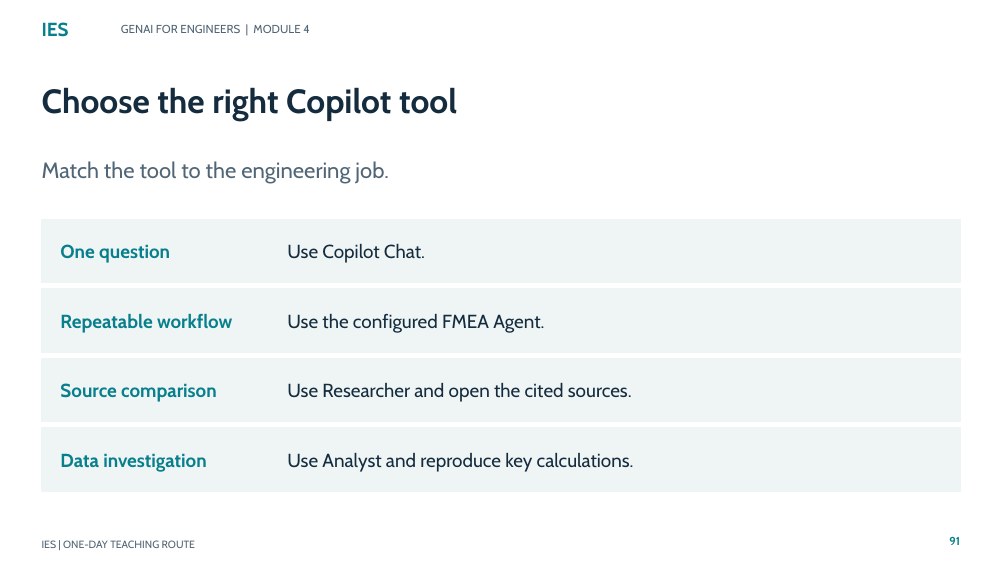
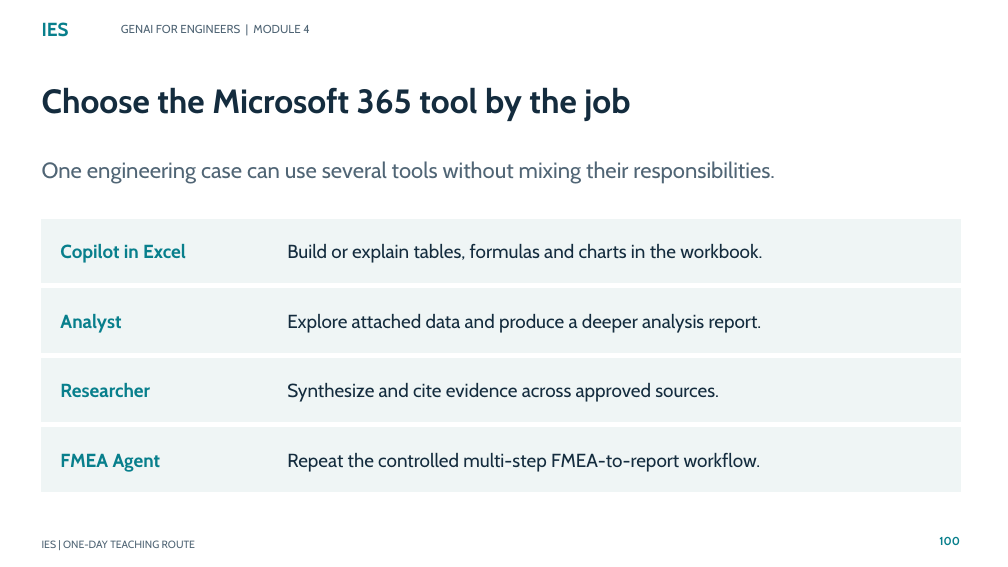
Before and after one commit to tertiarycourses/IES-GenAI-for-Engineers, a slide deck: slide 100 of courseware/Slides/IES-GenAI-for-Engineers.pptx (slide 91 before the commit). Drawn at 1008x567 pixels with LibreOffice and Linux fonts; fonts in the diff are those of the drawing. Boxes give left, top, right and bottom in pixels: in the first picture for what was removed or moved away, otherwise in the second. Text is boxed around its words. In the diff, an @@ line names an element or a change of style, - is before the commit and + after.

Commit message:
feat: add LO5 reasoning agent workflows

```diff
--- a/courseware/Slides/IES-GenAI-for-Engineers.pptx
+++ b/courseware/Slides/IES-GenAI-for-Engineers.pptx
@@ text at bbox=[42, 87, 630, 121]: text changed @@
-Choose the right Copilot tool
+Choose the Microsoft 365 tool by the job
@@ text at bbox=[42, 161, 775, 184]: text changed @@
-Match the tool to the engineering job.
+One engineering case can use several tools without mixing their responsibilities.
@@ text at bbox=[60, 244, 186, 263]: text changed @@
-One question
+Copilot in Excel
@@ text at bbox=[287, 244, 762, 263]: text changed @@
-Use Copilot Chat.
+Build or explain tables, formulas and charts in the workbook.
@@ text at bbox=[60, 314, 121, 333]: text changed @@
-Repeatable workflow
+Analyst
@@ text at bbox=[287, 314, 762, 333]: text changed @@
-Use the configured FMEA Agent.
+Explore attached data and produce a deeper analysis report.
@@ text at bbox=[60, 383, 150, 397]: text changed @@
-Source comparison
+Researcher
@@ text at bbox=[287, 383, 719, 402]: text changed @@
-Use Researcher and open the cited sources.
+Synthesize and cite evidence across approved sources.
@@ text at bbox=[60, 453, 161, 472]: text changed @@
-Data investigation
+FMEA Agent
@@ text at bbox=[287, 453, 761, 472]: text changed @@
-Use Analyst and reproduce key calculations.
+Repeat the controlled multi-step FMEA-to-report workflow.
@@ text at bbox=[939, 536, 960, 545]: text changed @@
-91
+100
```
Also in this commit, not shown: 136 other slides changed, 11 slides added, 13 other files.
